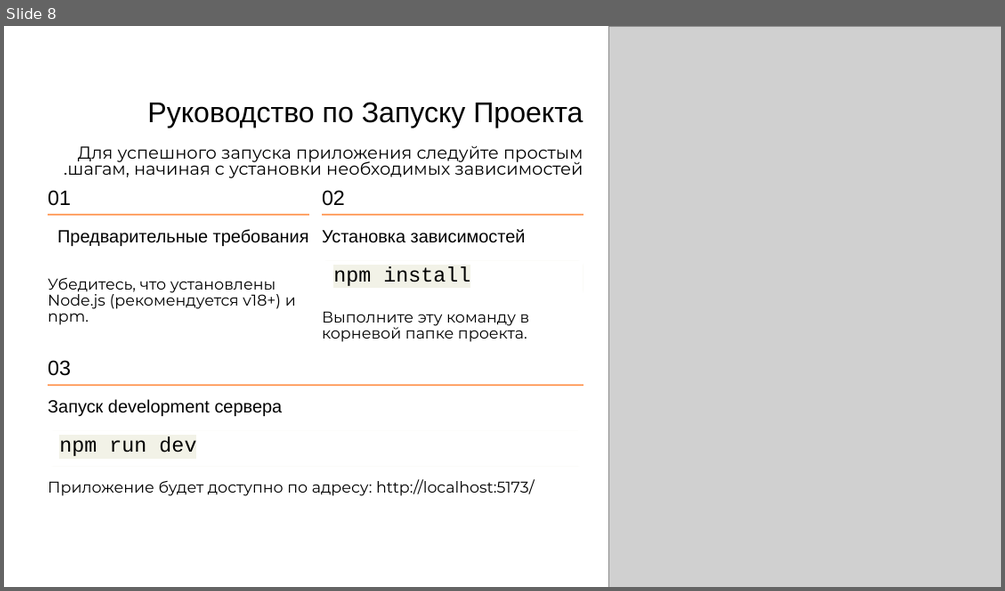
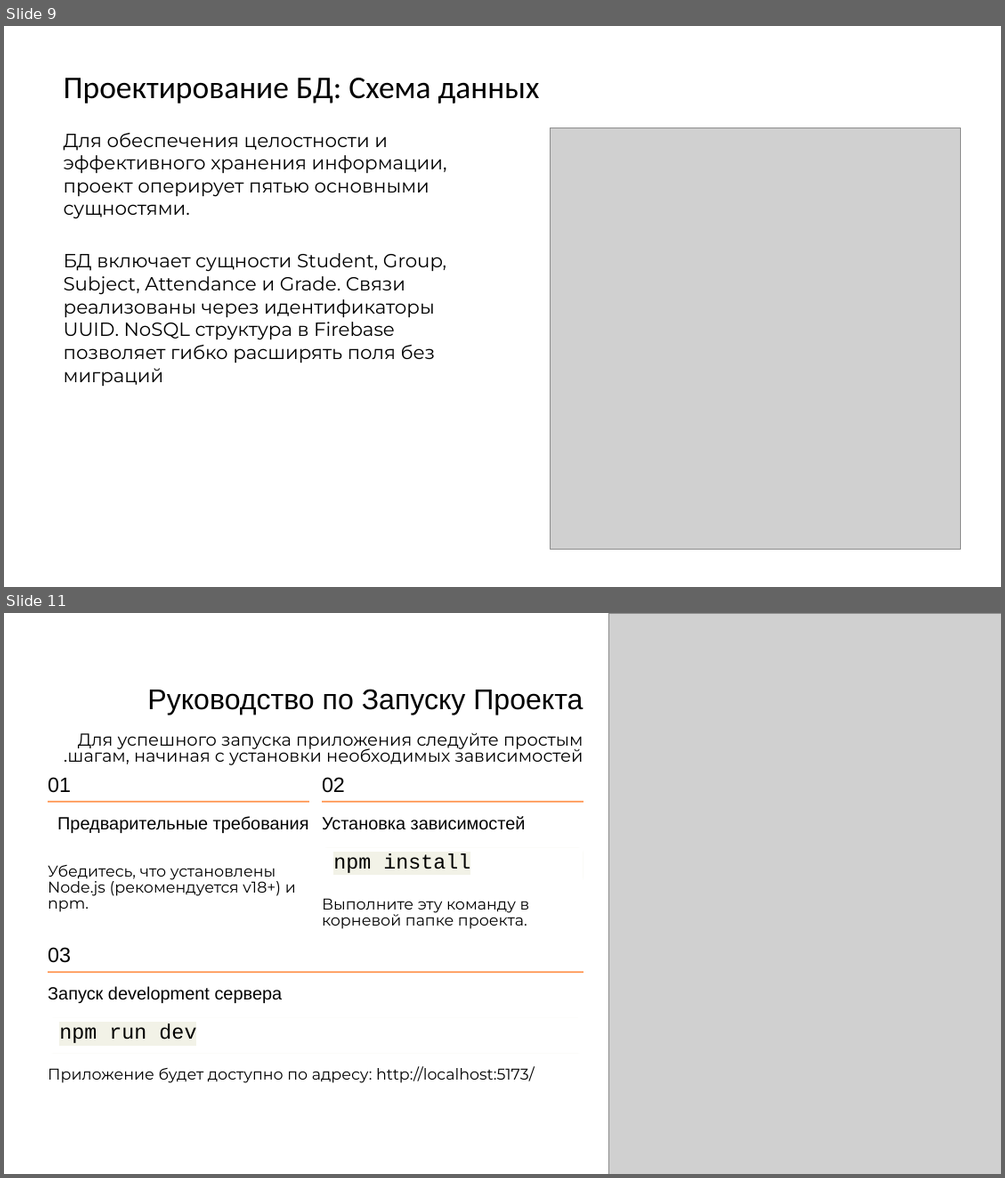
Before and after one commit to tiodio324/ClassSchedule-13, a slide deck: 492 ВКР Смирнов Никита.pptx. Shown one above the other, each under a label of ours: slide 8 before the commit, slides 9 and 11 after it; the slides between them are not shown. The pictures are 1005x591 and 1005x1178 pixels, drawn with LibreOffice and Linux fonts; fonts in the diff are those of the drawing; grey boxes stand for pictures. Boxes give left, top, right and bottom in pixels: in the first picture for what was removed or moved away, otherwise in the second. Text is boxed around its words. In the diff, an @@ line names an element or a change of style, - is before the commit and + after.

```diff
--- a/492 ВКР Смирнов Никита.pptx
+++ b/492 ВКР Смирнов Никита.pptx
@@ slide 9 added at box(4, 26, 1001, 587), background #FFFFFF @@
@@ text added at box(64, 78, 540, 103), 36.5 pt, text #000000 @@
+Проектирование БД: Схема данных
@@ picture added at box(550, 128, 960, 548) @@
@@ text added at box(64, 133, 447, 219), 22 pt, text #000000 @@
+Для обеспечения целостности и эффективного хранения информации, проект оперирует пятью основными сущностями.
@@ text added at box(64, 253, 446, 386), 22 pt, text #000000 @@
+БД включает сущности Student, Group, Subject, Attendance и Grade. Связи реализованы через идентификаторы UUID. NoSQL структура в Firebase позволяет гибко расширять поля без миграций
@@ what was slide 8 is now slide 11 @@
```
Also in this commit, not shown: 7 slides changed, 3 other slides added, 2 slides removed, 1 other file.
